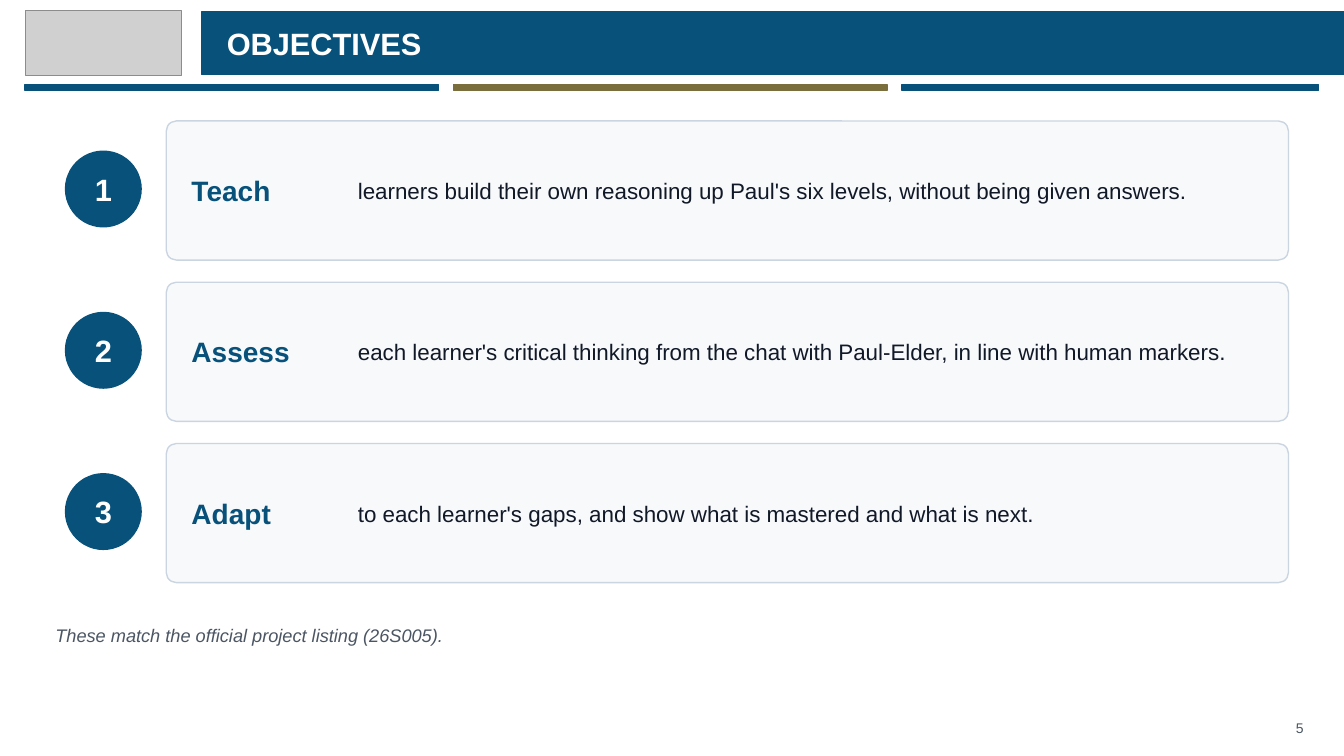
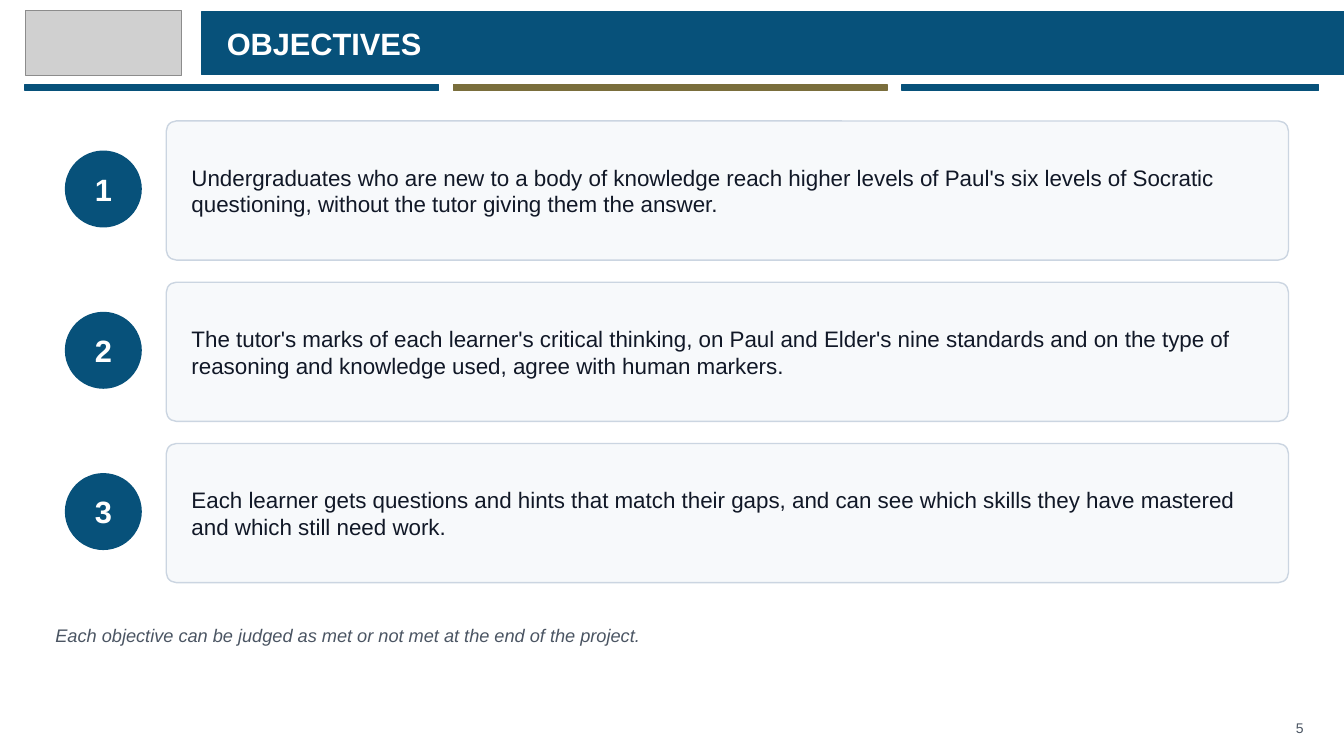
Before and after one commit to eusoffamir/Socratic-AI, a slide deck: slide 5 of docs/defence/Socratic AI Proposal Defence.pptx. Drawn at 1344x756 pixels with LibreOffice and Linux fonts; fonts in the diff are those of the drawing; grey boxes stand for pictures. Boxes give left, top, right and bottom in pixels: in the first picture for what was removed or moved away, otherwise in the second. Text is boxed around its words. In the diff, an @@ line names an element or a change of style, - is before the commit and + after.

```diff
--- a/docs/defence/Socratic AI Proposal Defence.pptx
+++ b/docs/defence/Socratic AI Proposal Defence.pptx
@@ text at [191, 169, 1214, 217]: text changed @@
-learners build their own reasoning up Paul's six levels, without being given answers.
+Undergraduates who are new to a body of knowledge reach higher levels of Paul's six levels of Socratic questioning, without the tutor giving them the answer.
@@ text removed at [191, 180, 270, 202] @@
-Teach
@@ text at [191, 330, 1229, 379]: text changed @@
-each learner's critical thinking from the chat with Paul-Elder, in line with human markers.
+The tutor's marks of each learner's critical thinking, on Paul and Elder's nine standards and on the type of reasoning and knowledge used, agree with human markers.
@@ text removed at [191, 342, 289, 363] @@
-Assess
@@ text at [191, 491, 1234, 536]: text changed @@
-to each learner's gaps, and show what is mastered and what is next.
+Each learner gets questions and hints that match their gaps, and can see which skills they have mastered and which still need work.
@@ text removed at [191, 503, 270, 529] @@
-Adapt
@@ text at [55, 629, 640, 646]: text changed @@
-These match the official project listing (26S005).
+Each objective can be judged as met or not met at the end of the project.
```
Also in this commit, not shown: 3 other slides changed, 5 other files.
